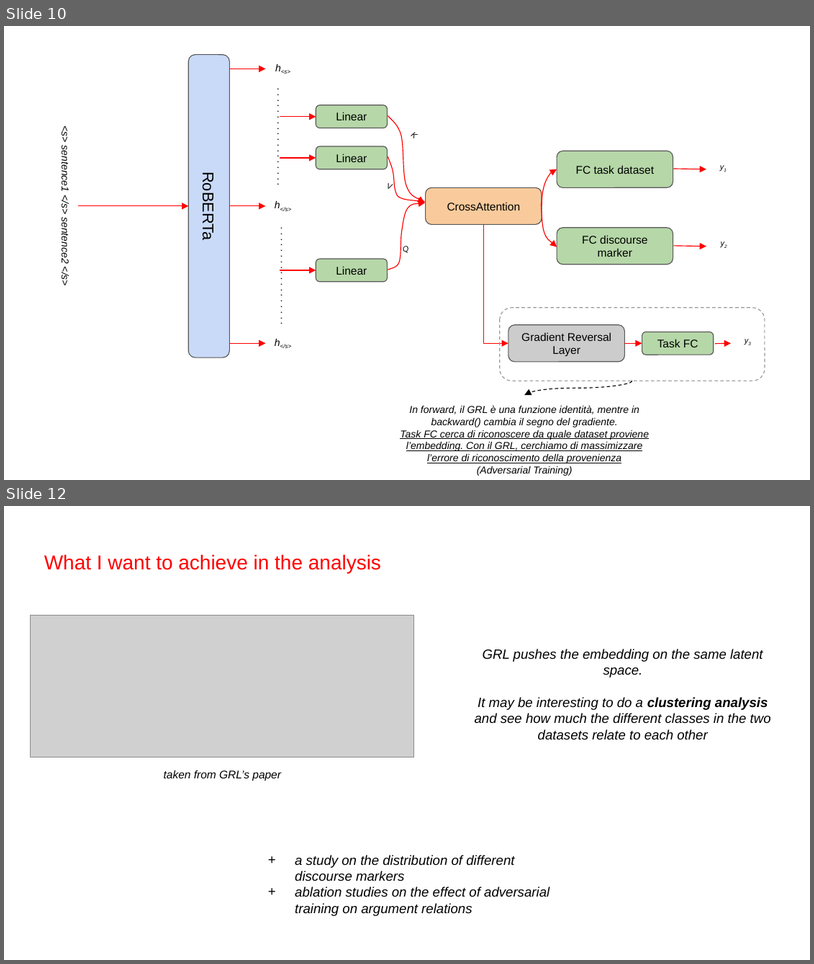
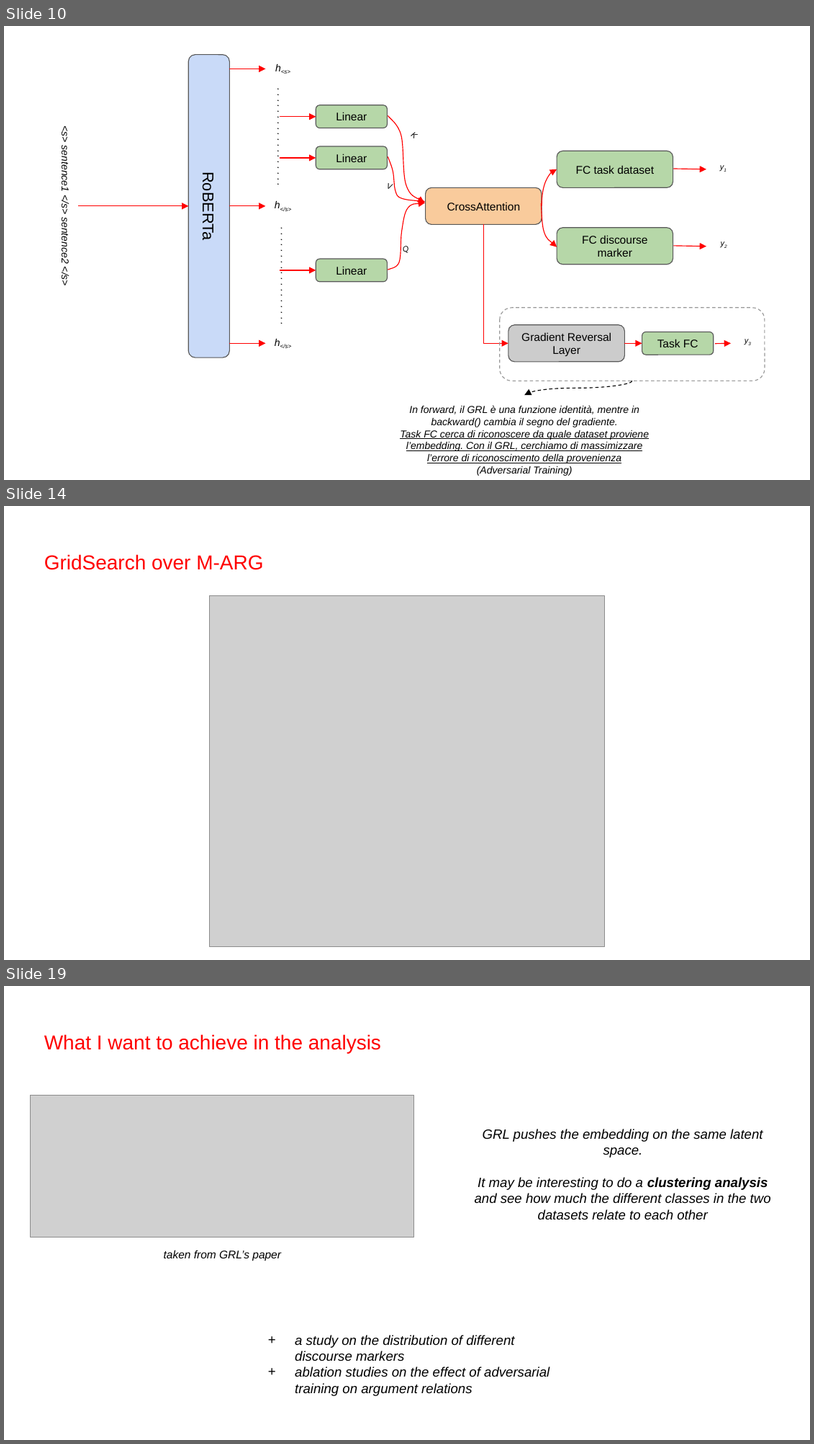
Before and after one commit to lucacontalbo/ArgumentRelation, a slide deck: Argument relation.pptx. Shown one above the other, each under a label of ours: slides 10 and 12 before the commit, slides 10, 14 and 19 after it; the slides between them are not shown. The pictures are 814x964 and 814x1444 pixels, drawn with LibreOffice and Linux fonts; fonts in the diff are those of the drawing; grey boxes stand for pictures. Boxes give left, top, right and bottom in pixels: in the first picture for what was removed or moved away, otherwise in the second. Text is boxed around its words. In the diff, an @@ line names an element or a change of style, - is before the commit and + after.

```diff
--- a/Argument relation.pptx
+++ b/Argument relation.pptx
@@ slide 14 added at [4, 506, 810, 960], background #FFFFFF @@
@@ text added at [44, 554, 263, 570], 18 pt, text #FF0000 @@
+GridSearch over M-ARG
@@ picture added at [210, 595, 604, 947] @@
@@ what was slide 12 is now slide 19 @@
```
Also in this commit, not shown: 1 slide changed, 13 other slides added.
